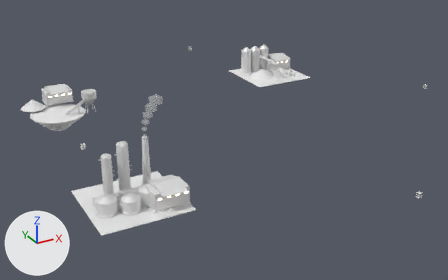
The FBX model Assets/Art/KayseriIsland/Models/Gold/Phase3/Sites_P3.fbx: old version first, new version second.
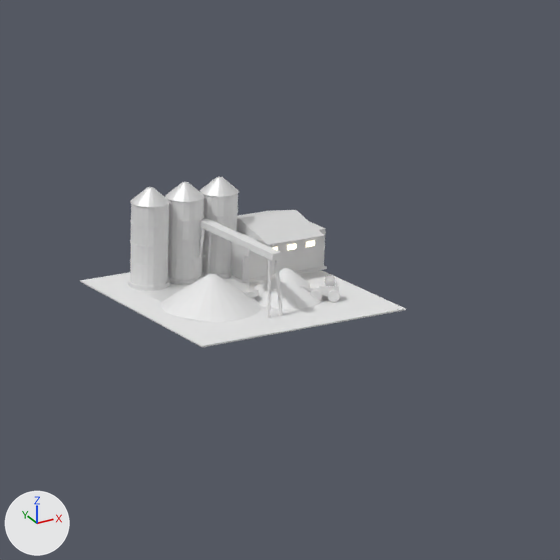
The first picture shows the older version from a 50 mm camera at (-191.0, -362.0, 174.0) aimed at (-4.0, -23.0, 5.0). The close-ups show the older and then the newer version on the part from 47% to 78% of the width and 0% to 50% of the height of that picture. Only the edits that show in the close-ups are written down. The lights are fixed; the arrows at lower left show +X, +Y and +Z. Where no turn or scale is listed for an object, it has been applied to the vertices. Vertices at exactly the same position are counted once.

Names of what the first close-up shows: 'Site.Store.Gantry', 'Site.Store.Loader', 'Site.Store.Pile0', 'Site.Store.Pile1', 'Site.Store.Shed', 'Site.Store.Silo0', 'Site.Store.Silo1', 'Site.Store.Silo2', 'Site.Store.Yard'.
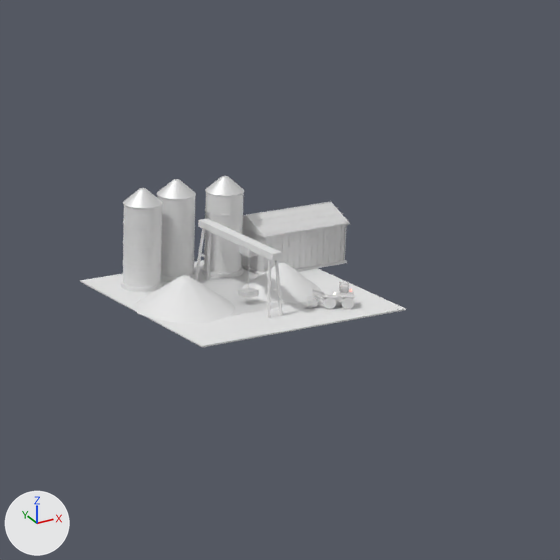
Location of each change, (x1, y1, x2, y2) in pixels of the close-ups (560 x 560 px):
'Site.Store.Shed', reshaped, moved
    before: (230, 210, 327, 283)
    after: (241, 202, 350, 276)
'Site.Store.Silo0', moved
    before: (128, 187, 170, 291)
    after: (121, 188, 163, 292)
'Site.Store.Pile0', moved
    before: (161, 274, 261, 322)
    after: (134, 275, 235, 323)
'Site.Store.Silo1', moved
    before: (165, 182, 205, 285)
    after: (157, 179, 196, 282)
'Site.Store.Silo2', moved
    before: (200, 177, 239, 279)
    after: (202, 176, 244, 278)
'Site.Store.Pile1', moved
    before: (253, 268, 325, 309)
    after: (242, 263, 321, 303)
'Site.Store.Loader', moved
    before: (300, 276, 340, 302)
    after: (303, 282, 355, 309)
part 1 of me_site_store_shed_001, rebuilt
    before: (237, 210, 325, 245)
    after: (243, 203, 349, 237)
part 2 of me_site_store_shed_001, added
    after: (243, 202, 350, 272)

The change, as a list of edits to the scene's bpy script:
```text
Change me_site_store_shed_001:
    used by ob_site_store_shed; location = (112.0, 92.0, 8.2)
    remove me_site_store_shed_001.from_pydata(...)  # 78 vertices, 116 faces; spans x -11.5..11.5, y -11.6..11.6, z 0.0..12.6
    add me_site_store_shed_001.from_pydata(...)  # 1838 vertices, 2756 faces; spans x -11.7..11.7, y -7.7..7.7, z 0.0..12.7
    me_site_store_shed_001 part 1: the loose piece of 6 vertices spanning x -7.6..7.6, y -11.6..11.6, z 9.5..12.6 is rebuilt with 6 vertices and now spans x -11.6..11.6, y -7.6..7.6, z 9.5..12.6
    me_site_store_shed_001 part 2: 1520 vertices added at x -11.7..11.7, y -7.7..7.7, z 0.5..12.7
    other edits to the shape of me_site_store_shed_001 do not show in these pictures
    add me_site_store_shed_001.materials.append(mat_steel)  # white #e7e7e7
Change ob_site_store_silo1:
    ob_site_store_silo1.location: (91.0, 94.0, 8.2) -> (90.5, 96.8, 8.2)
Change ob_site_store_shed:
    ob_site_store_shed.location: (112.0, 92.0, 8.2) -> (118.7, 93.6, 8.2)
Change ob_site_store_silo0:
    ob_site_store_silo0.location: (82.0, 94.0, 8.2) -> (80.1, 94.0, 8.2)
Change ob_site_store_silo2:
    ob_site_store_silo2.location: (100.0, 94.0, 8.2) -> (101.4, 94.0, 8.2)
Change ob_site_store_loader:
    ob_site_store_loader.location: (110.0, 66.0, 8.2) -> (110.0, 60.6, 8.2)
Change ob_site_store_pile0:
    ob_site_store_pile0.location: (86.0, 74.0, 8.2) -> (80.3, 75.8, 8.2)
Change ob_site_store_pile1:
    ob_site_store_pile1.location: (104.0, 72.0, 8.2) -> (105.5, 75.9, 8.2)
```
